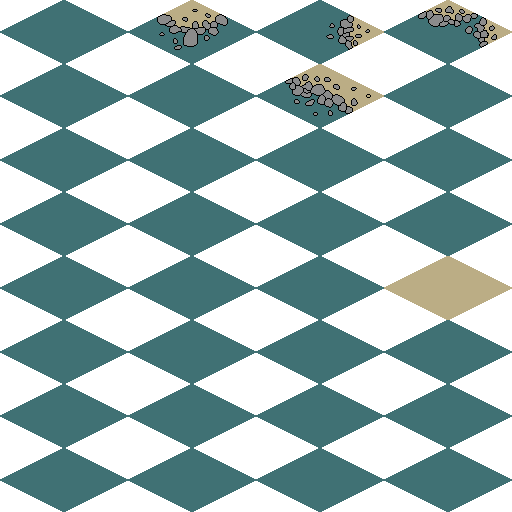
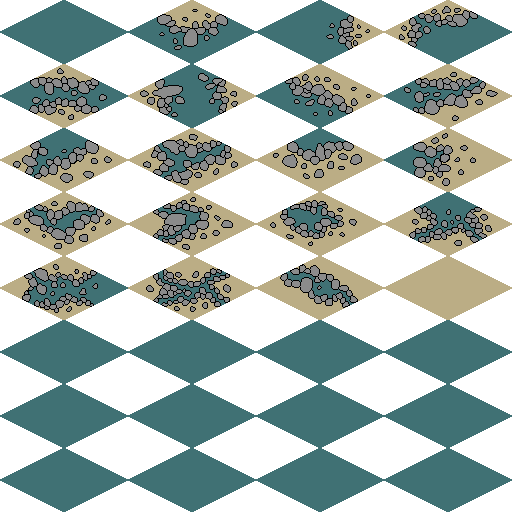
Revision of a layered 512 × 512 image; what changed, layer by layer:
painted on "water" over [0, 6, 512, 320]
